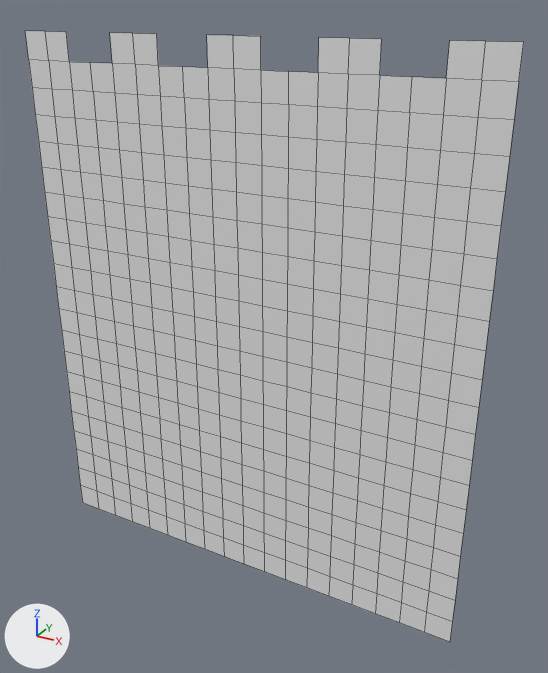
An edit to the OBJ model MardukGame/Assets/Tiled2Unity/Meshes/CourtyardChunk1.obj, drawn before and after from the same camera.
The view is the same before and after, from a camera (50 mm lens) standing at (-25.0, -1412.0, -643.0) and looking at (-825.0, 42.0, -1370.0). The lights are fixed; the arrows at lower left show +X, +Y and +Z. Mesh edges are drawn as thin lines. Where no turn or scale is listed for an object, it has been applied to the vertices.

Script lines for the objects in view, before the commit:
```python
me_courtyardchunk1 = bpy.data.meshes.new('CourtyardChunk1')
me_courtyardchunk1.from_pydata(...)  # 414 vertices, 370 faces; spans x -1472.0..-320.0, y 0.0, z -2048.0..-704.0
ob_courtyardchunk1 = bpy.data.objects.new('CourtyardChunk1', me_courtyardchunk1)
ob_courtyardchunk1.location = (0.0, 0.0, 0.0)
```
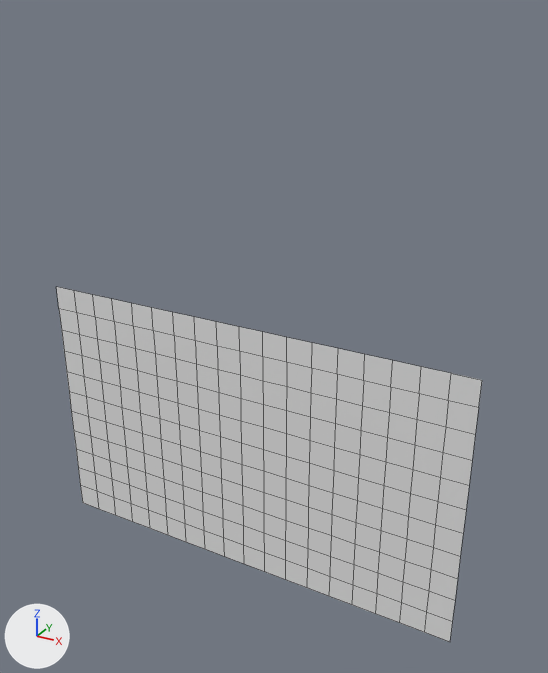
Pixel boxes [x1, y1, x2, y2] of what changed, in the pictures (548 x 673 px):
'CourtyardChunk1', reshaped (15% narrower, 42% shorter): before [25, 31, 524, 642]; after [56, 287, 482, 642]
part 1 of me_courtyardchunk1, deleted: before [25, 31, 524, 380]

Patch to the scene script:
```diff
--- a/MardukGame/Assets/Tiled2Unity/Meshes/CourtyardChunk1.obj.py
+++ b/MardukGame/Assets/Tiled2Unity/Meshes/CourtyardChunk1.obj.py
@@ me_courtyardchunk1 @@
 # used by ob_courtyardchunk1; location = (0.0, 0.0, 0.0)
-me_courtyardchunk1.from_pydata(...)  # 414 vertices, 370 faces; spans x -1472.0..-320.0, y 0.0, z -2048.0..-704.0
+me_courtyardchunk1.from_pydata(...)  # 228 vertices, 198 faces; spans x -1472.0..-320.0, y 0.0, z -2048.0..-1344.0
+# me_courtyardchunk1 part 1
+# 186 vertices are removed from x -1472.0..-320.0, y 0.0, z -1280.0..-704.0
+# 172 faces are deleted
```
